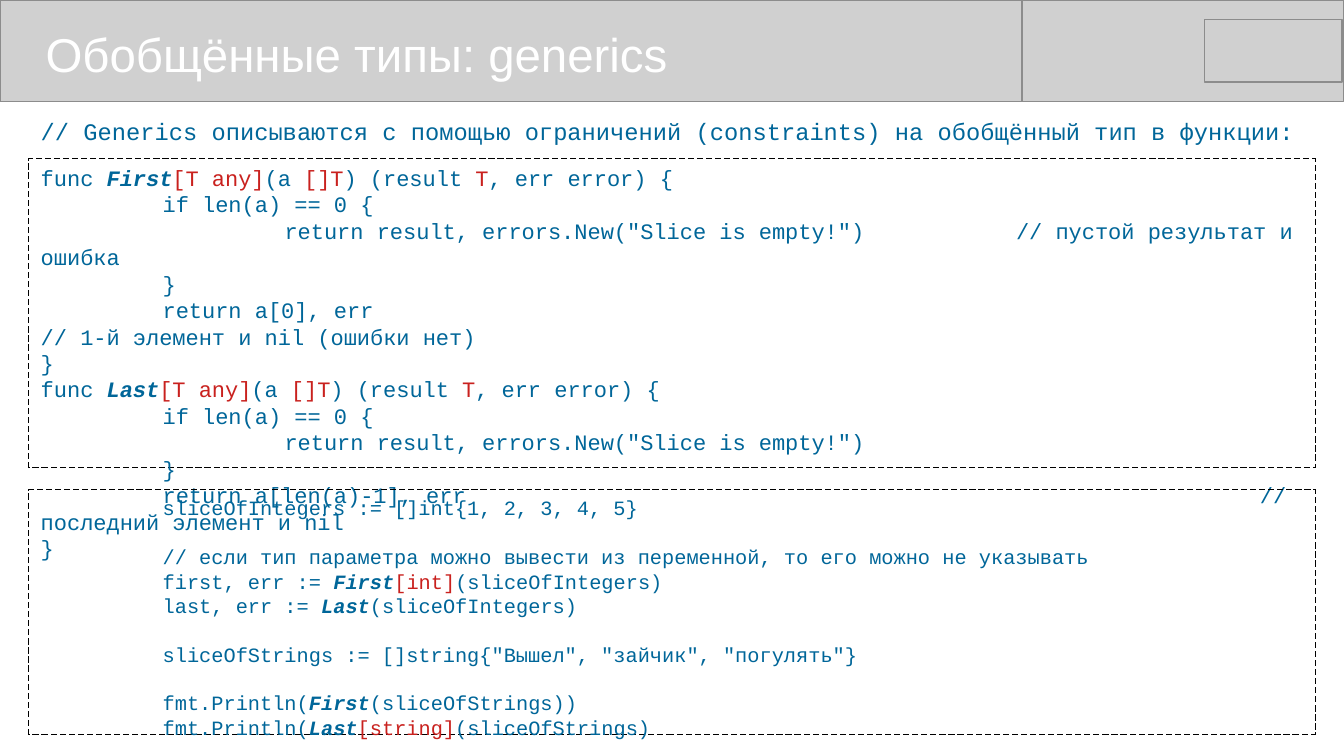
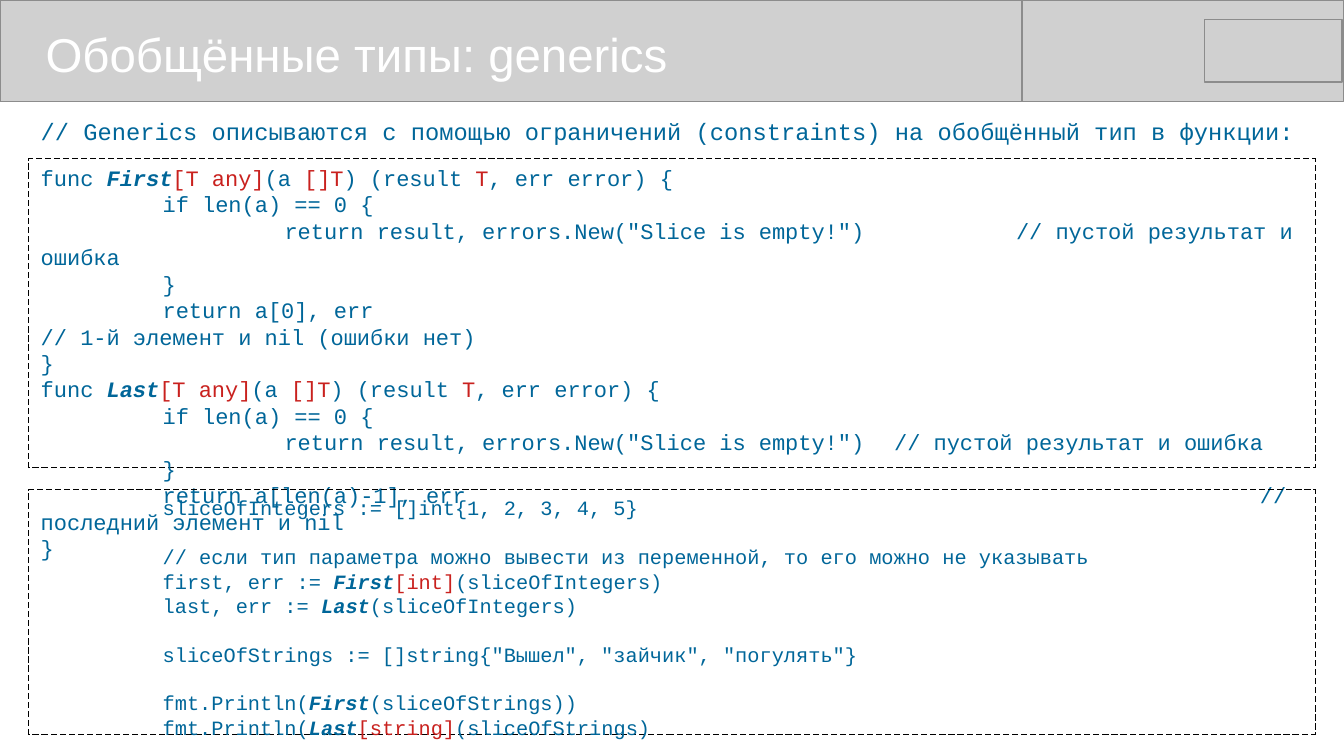
Before and after one commit to mike-shock/Go_language, a slide deck: slide 34 of Go_Preview.odp. Drawn at 1344x756 pixels with LibreOffice and Linux fonts; fonts in the diff are those of the drawing; grey boxes stand for pictures. Boxes give left, top, right and bottom in pixels: in the first picture for what was removed or moved away, otherwise in the second. Text is boxed around its words. In the diff, an @@ line names an element or a change of style, - is before the commit and + after.

```diff
--- a/Go_Preview.odp
+++ b/Go_Preview.odp
@@ text in rectangle at box(285, 435, 1263, 455): text changed @@
-return result, errors.New("Slice is empty!")
+return result, errors.New("Slice is empty!") // пустой результат и ошибка
```
Also in this commit, not shown: 5 other slides changed, 1 slide removed, 1 other file.
